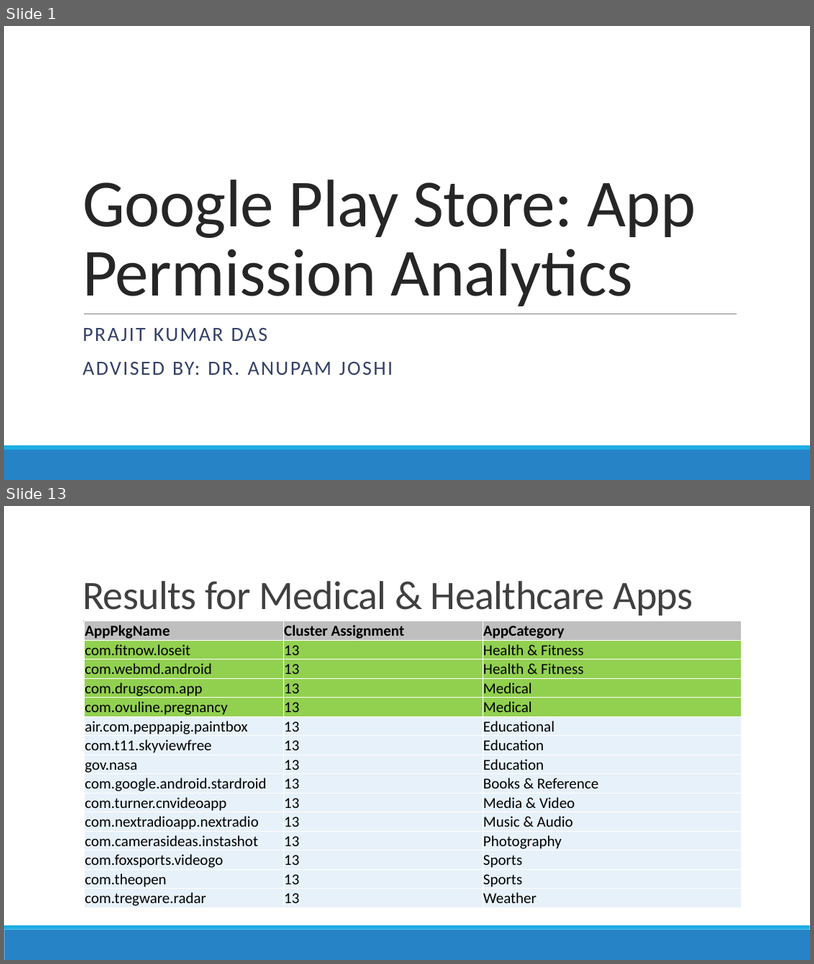
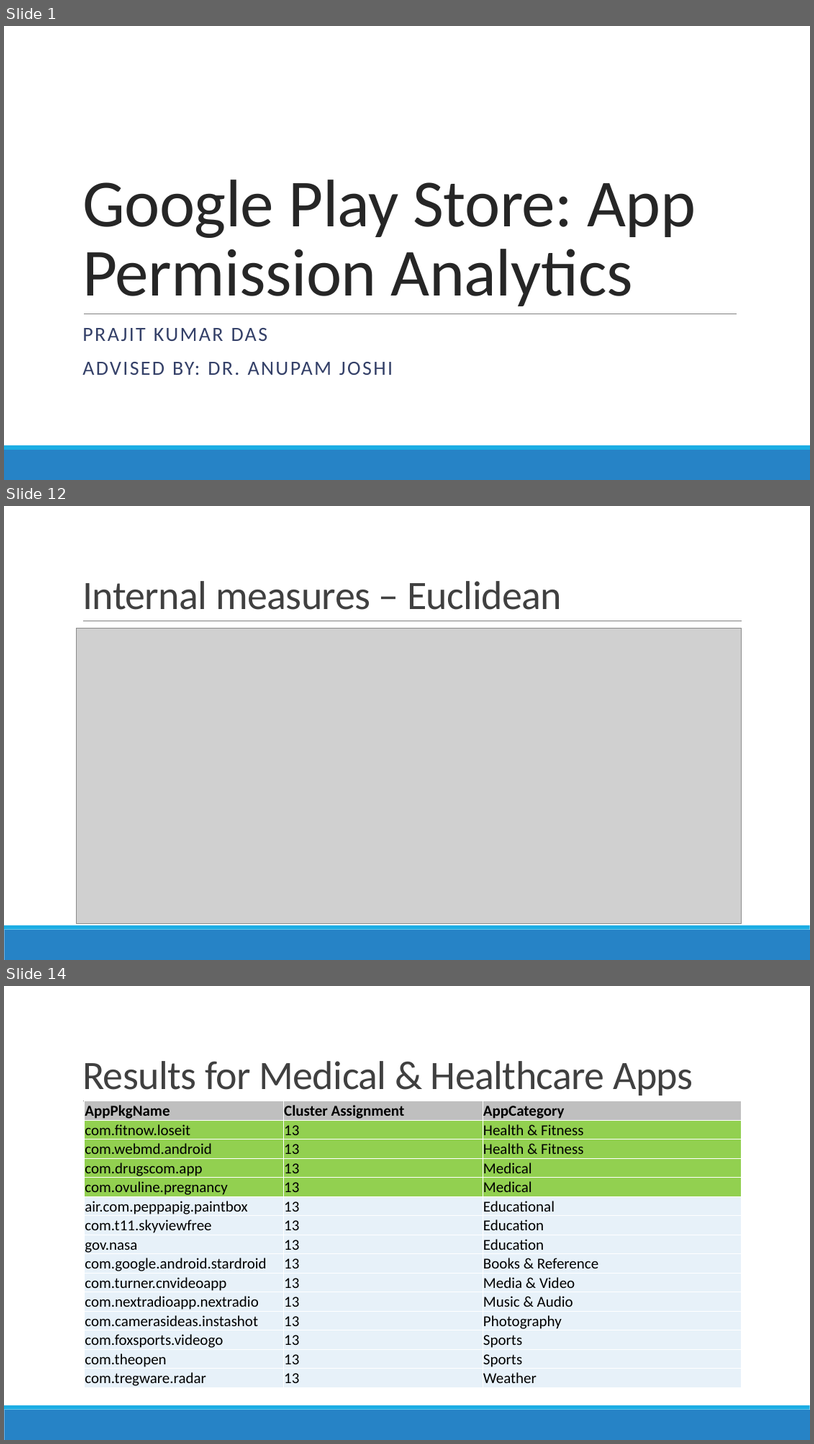
Before and after one commit to prajitdas/AndroidAnalytics, a slide deck: documentation/presentations/Google Play Store - Prajit.pptx. Shown one above the other, each under a label of ours: slides 1 and 13 before the commit, slides 1, 12 and 14 after it; the slides between them are not shown. The pictures are 814x964 and 814x1444 pixels, drawn with LibreOffice and Linux fonts; fonts in the diff are those of the drawing; grey boxes stand for pictures. Boxes give left, top, right and bottom in pixels: in the first picture for what was removed or moved away, otherwise in the second. Text is boxed around its words. In the diff, an @@ line names an element or a change of style, - is before the commit and + after.

```diff
--- a/documentation/presentations/Google Play Store - Prajit.pptx
+++ b/documentation/presentations/Google Play Store - Prajit.pptx
@@ slide 12 added at [4, 506, 810, 960], background #FFFFFF; not listed: 3 template elements that a slide beside it also shows @@
@@ title added at [82, 581, 562, 610], 48 pt, text #404040 @@
+Internal measures – Euclidean
@@ picture added at [77, 628, 742, 924] @@
@@ what was slide 13 is now slide 14 @@
```
Also in this commit, not shown: 10 slides changed, 6 other slides added, 3 slides removed, 4 other files.
